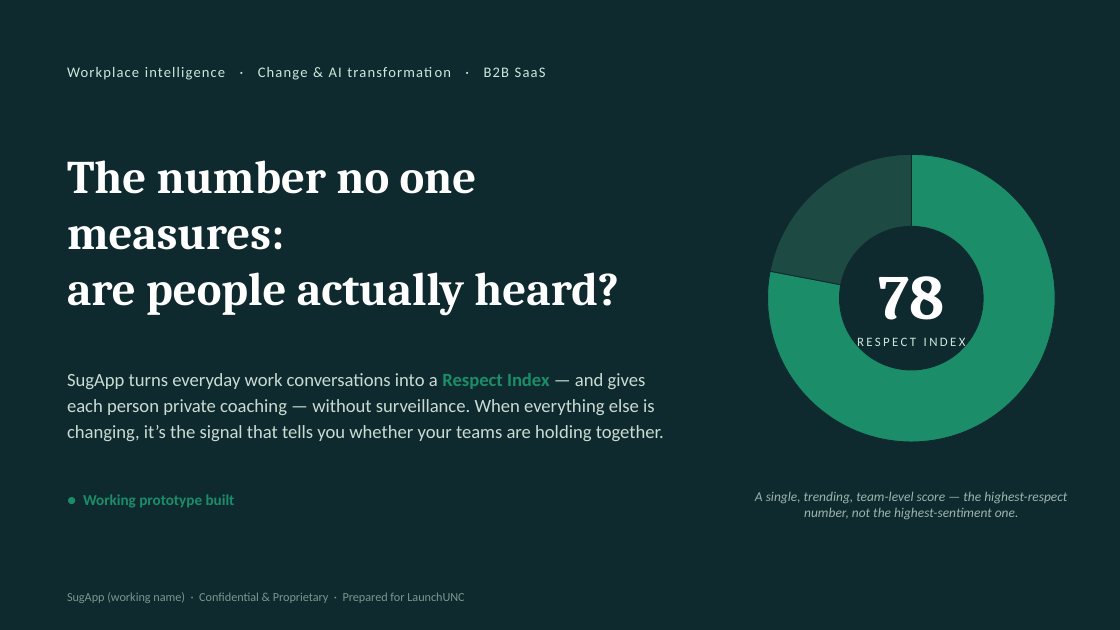
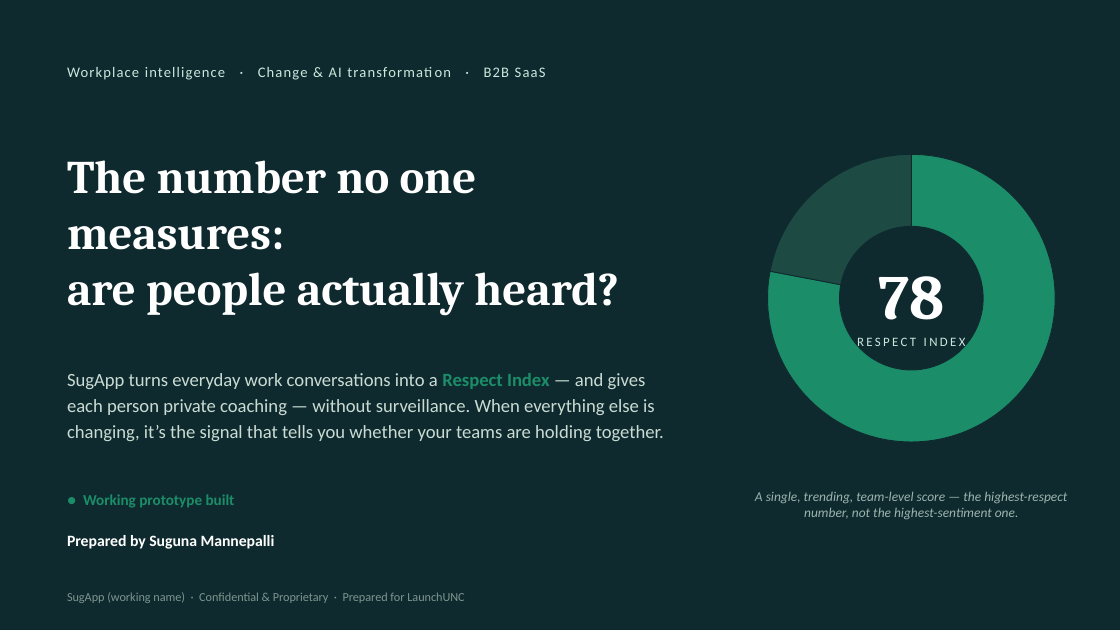
Before and after one commit to rcmannepalli/testapp, a slide deck: slide 1 of prototype/pitch/SugApp_Investor_Brief.pptx. Drawn at 1120x630 pixels with LibreOffice and Linux fonts; fonts in the diff are those of the drawing. Boxes give left, top, right and bottom in pixels: in the first picture for what was removed or moved away, otherwise in the second. Text is boxed around its words. In the diff, an @@ line names an element or a change of style, - is before the commit and + after.

```diff
--- a/prototype/pitch/SugApp_Investor_Brief.pptx
+++ b/prototype/pitch/SugApp_Investor_Brief.pptx
@@ text added at <box>67,535,275,549</box>, 13.5 pt, text #FFFFFF, bold @@
+Prepared by Suguna Mannepalli
```
Also in this commit, not shown: 1 other slide changed, 5 other files.
